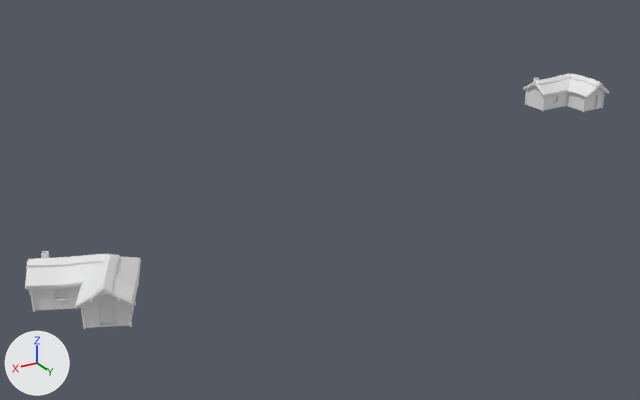
An edit to the FBX model Assets/Assets/Aldeia/Casas (P)/Casa16/Casa16(P).fbx, drawn before and after from the same camera.
Rendered twice from a 50 mm camera at (140.3, 26.9, 45.2) aimed at (84.1, -66.9, -1.7). Lighting does not change. The marker at lower left points along +X, +Y and +Z. Where no turn or scale is listed for an object, it has been applied to the vertices.

Objects in the first picture: 'Casa16 - Povo'.
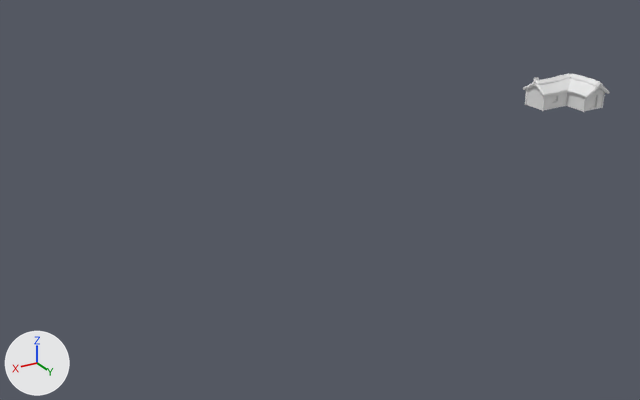
Where the newer file only moved an object's origin or applied its transform, the numbers keep the older frame.

Changed parts and their boxes [x1, y1, x2, y2] in the pictures (640 x 400 px):
'Casa16 - Povo', reshaped (85% narrower, 84% shorter): before [25, 73, 610, 329]; after [523, 73, 610, 112]
part 1 of me_cube_008, deleted: before [25, 251, 141, 329]

The edits, one by one:
me_cube_008 is used by ob_casa16___povo; location (0.0, 0.0, 0.0).
me_cube_008 had 846 vertices, 710 faces and spanned x 23.8..125.7, y -81.5..-45.3, z 0.0..5.2.
me_cube_008 now has 423 vertices, 355 faces and spans x 23.8..34.8, y -81.5..-72.1, z 0.0..5.1.
me_cube_008 part 1: 32 loose pieces with 423 vertices, spanning x 113.7..125.7, y -58.4..-45.3, z 0.0..5.2, are deleted.
